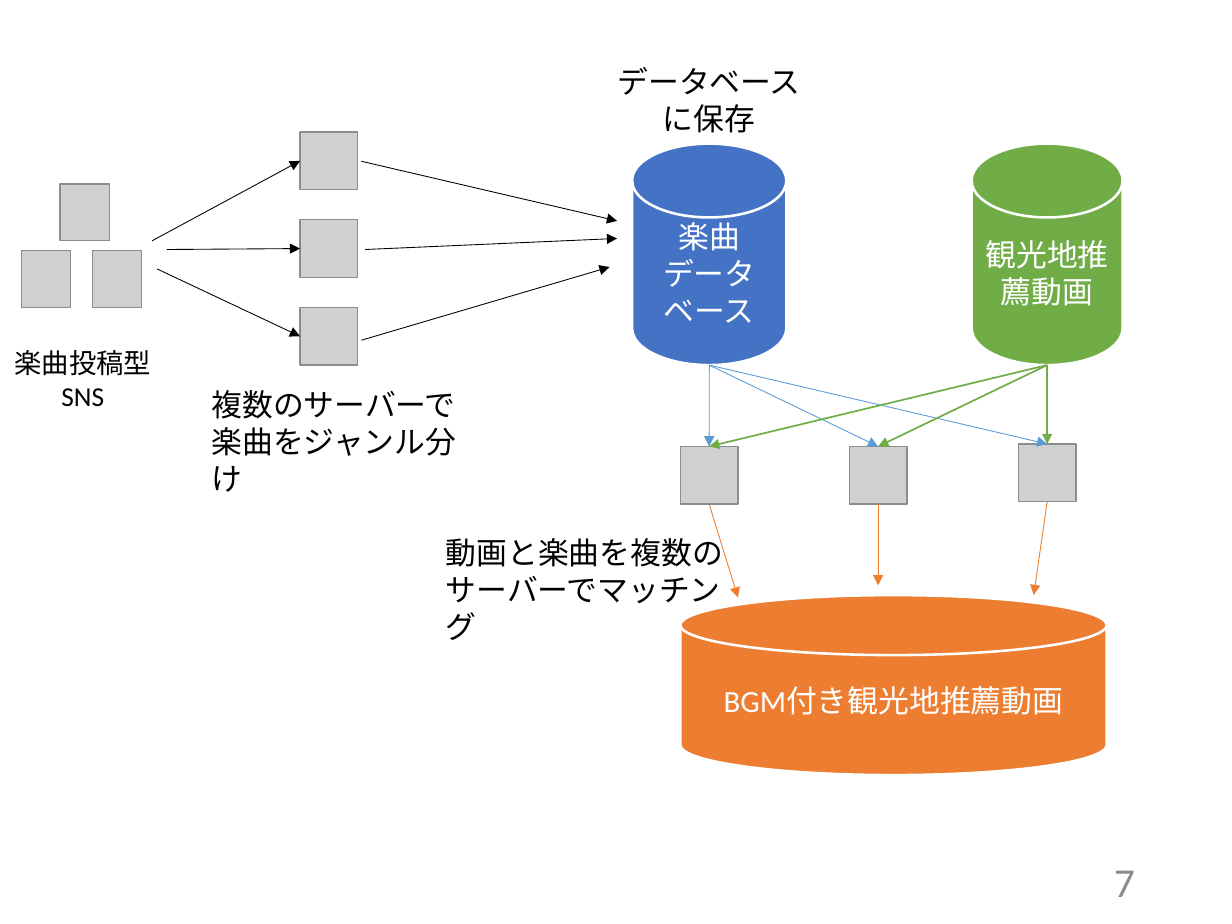
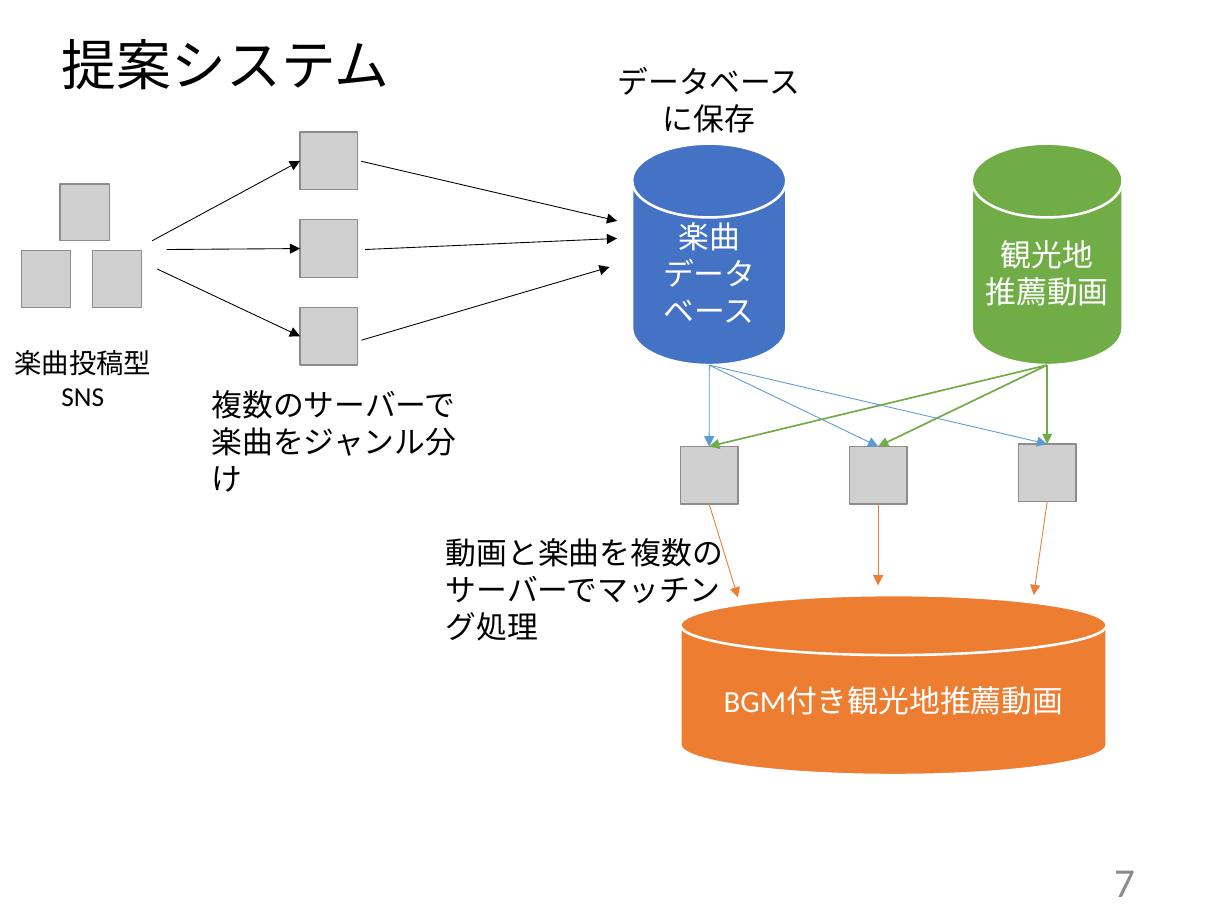
Before and after one commit to kait-takanolab/1821144-yoshii-thesis, a slide deck: slide 7 of 発表用スライド/1821144_yoshii_thesis_ver.pptx. Drawn at 1232x924 pixels with LibreOffice and Linux fonts; fonts in the diff are those of the drawing; grey boxes stand for pictures. Boxes give left, top, right and bottom in pixels: in the first picture for what was removed or moved away, otherwise in the second. Text is boxed around its words. In the diff, an @@ line names an element or a change of style, - is before the commit and + after.

```diff
--- a/発表用スライド/1821144_yoshii_thesis_ver.pptx
+++ b/発表用スライド/1821144_yoshii_thesis_ver.pptx
@@ text added at box(62, 39, 389, 90), 32 pt, text #000000 @@
+提案システム
@@ text in cylinder at box(986, 240, 1109, 306): text changed @@
-観光地推薦動画
+観光地
+推薦動画
@@ text at box(446, 533, 723, 641): text changed @@
-動画と楽曲を複数のサーバーでマッチング
+動画と楽曲を複数のサーバーでマッチング処理
```
Also in this commit, not shown: 4 other slides changed, 5 other files.
